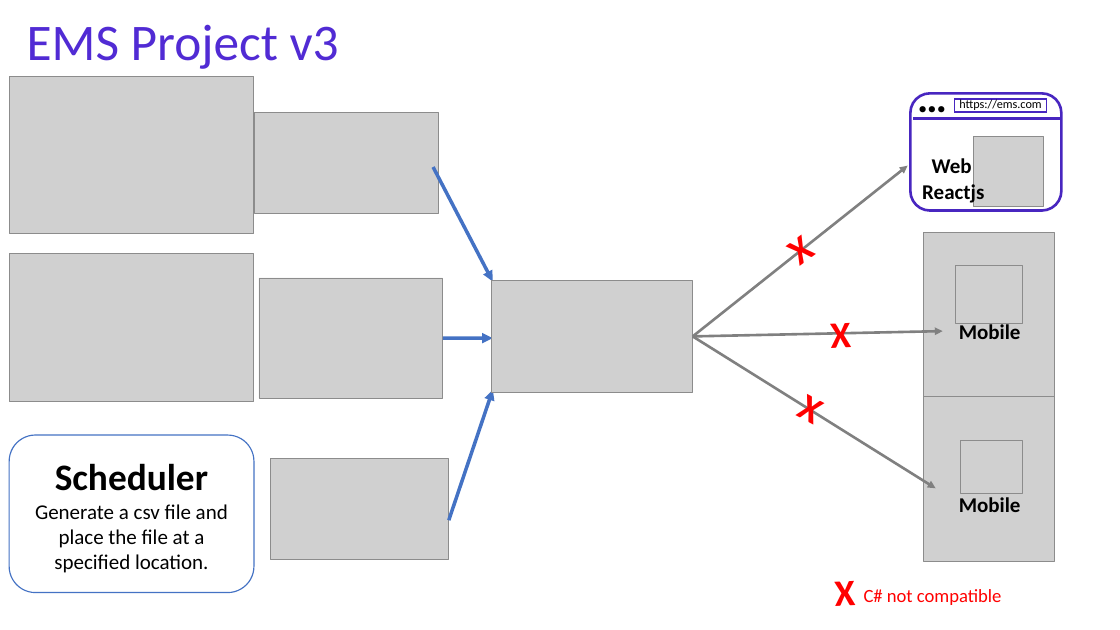
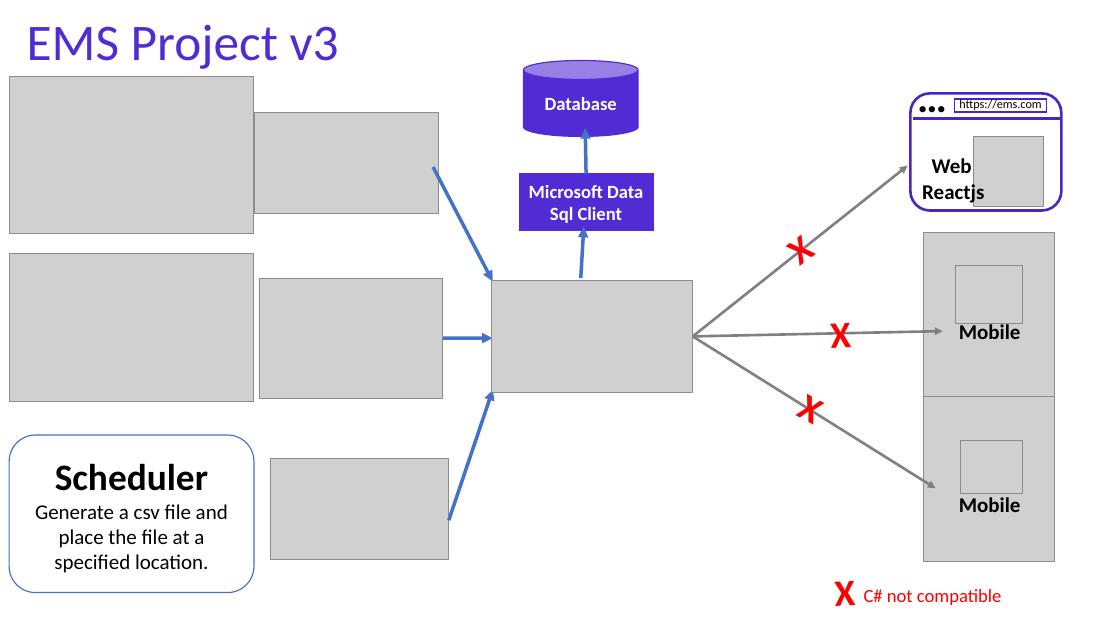
Before and after one commit to NaveenChittimalla/C-Sharp-Fundamentals, a slide deck: slide 28 of docs/C Sharp Programming Language - Fundaments.pptx. Drawn at 1120x630 pixels with LibreOffice and Linux fonts; fonts in the diff are those of the drawing; grey boxes stand for pictures. Boxes give left, top, right and bottom in pixels: in the first picture for what was removed or moved away, otherwise in the second. Text is boxed around its words. In the diff, an @@ line names an element or a change of style, - is before the commit and + after.

```diff
--- a/docs/C Sharp Programming Language - Fundaments.pptx
+++ b/docs/C Sharp Programming Language - Fundaments.pptx
@@ cylinder added at (x1=523, y1=60, x2=638, y2=136), fill #512BD4, outline #512BD4 1 pt, 16 pt, text #FFFFFF, bold @@
+Database
@@ arrow added from (586, 174) to (586, 128), #4472C4 3 pt @@
@@ rectangle added at (x1=519, y1=174, x2=653, y2=231), fill #512BD4, outline #512BD4 1 pt, 16 pt, text #FFFFFF, bold @@
+Microsoft Data Sql Client
@@ arrow added from (581, 278) to (584, 227), #4472C4 3 pt @@
```
Also in this commit, not shown: 9 slides added, 1 other file.
